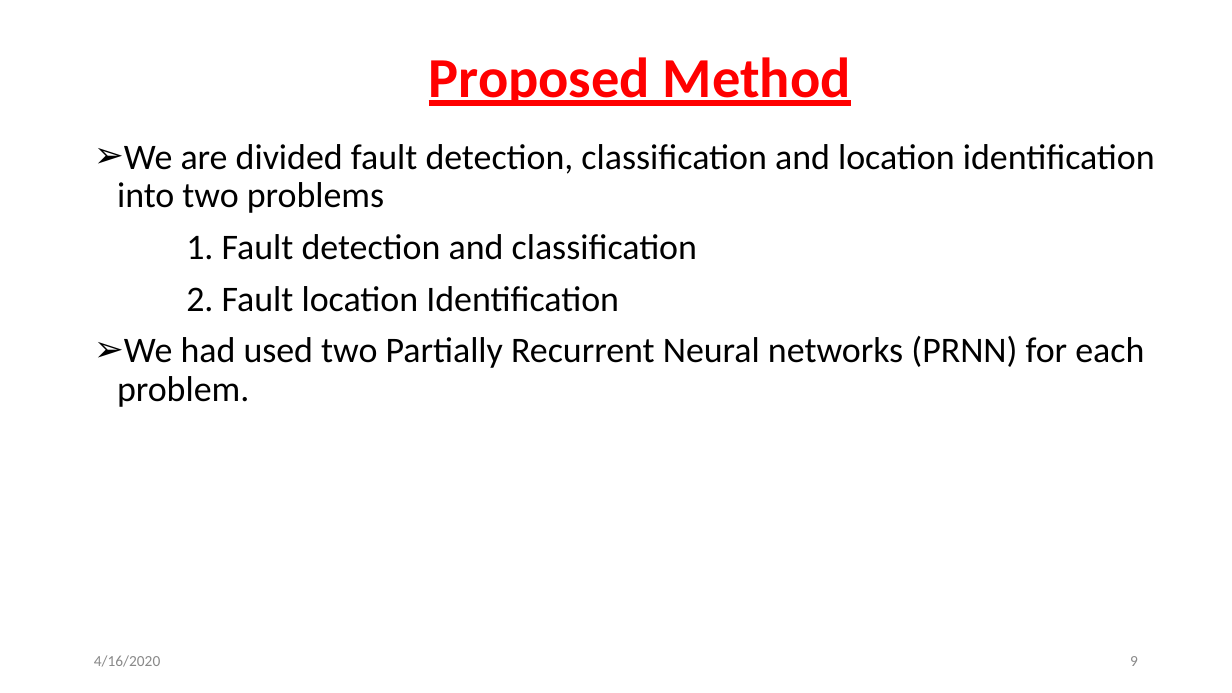
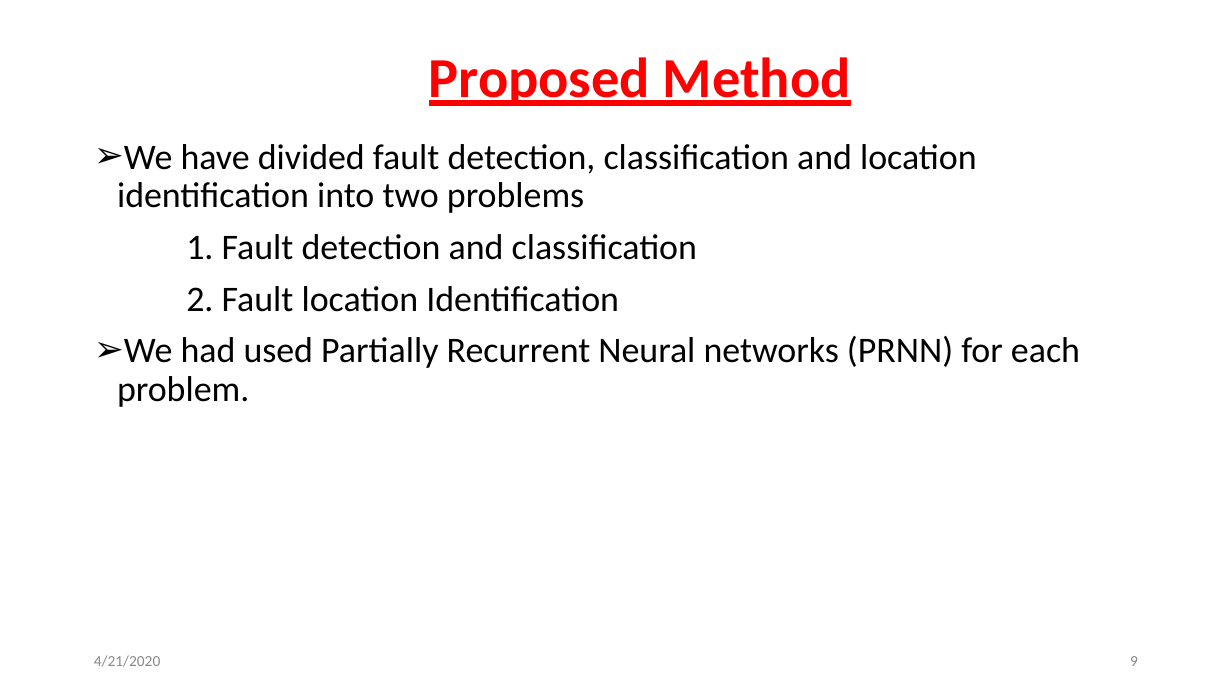
Before and after one commit to svec-final-year-project-eee/Project, a slide deck: slide 9 of Reviews/Final Review/Final Oral Presentation.pptx. Drawn at 1232x693 pixels with LibreOffice and Linux fonts; fonts in the diff are those of the drawing. Boxes give left, top, right and bottom in pixels: in the first picture for what was removed or moved away, otherwise in the second. Text is boxed around its words. In the diff, an @@ line names an element or a change of style, - is before the commit and + after.

```diff
--- a/Reviews/Final Review/Final Oral Presentation.pptx
+++ b/Reviews/Final Review/Final Oral Presentation.pptx
@@ text at <box>117,144,977,213</box>: text changed @@
-➢ We are divided fault detection, classification and location identification into two problems
+➢ We have divided fault detection, classification and location identification into two problems
@@ text at <box>117,336,1080,407</box>: text changed @@
-➢ We had used two Partially Recurrent Neural networks (PRNN) for each problem.
+➢ We had used Partially Recurrent Neural networks (PRNN) for each problem.
@@ text at <box>94,655,160,667</box>: text changed @@
-4/16/2020
+4/21/2020
```
Also in this commit, not shown: 25 other slides changed, 1 slide removed, 1 other file.
